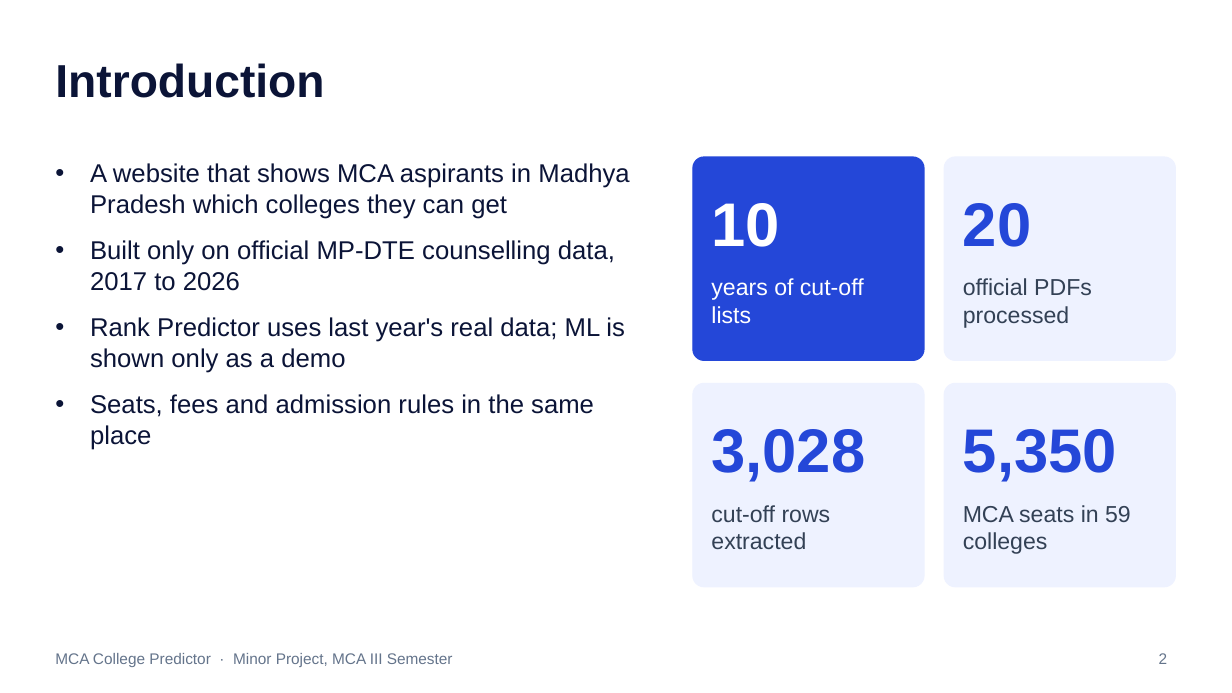
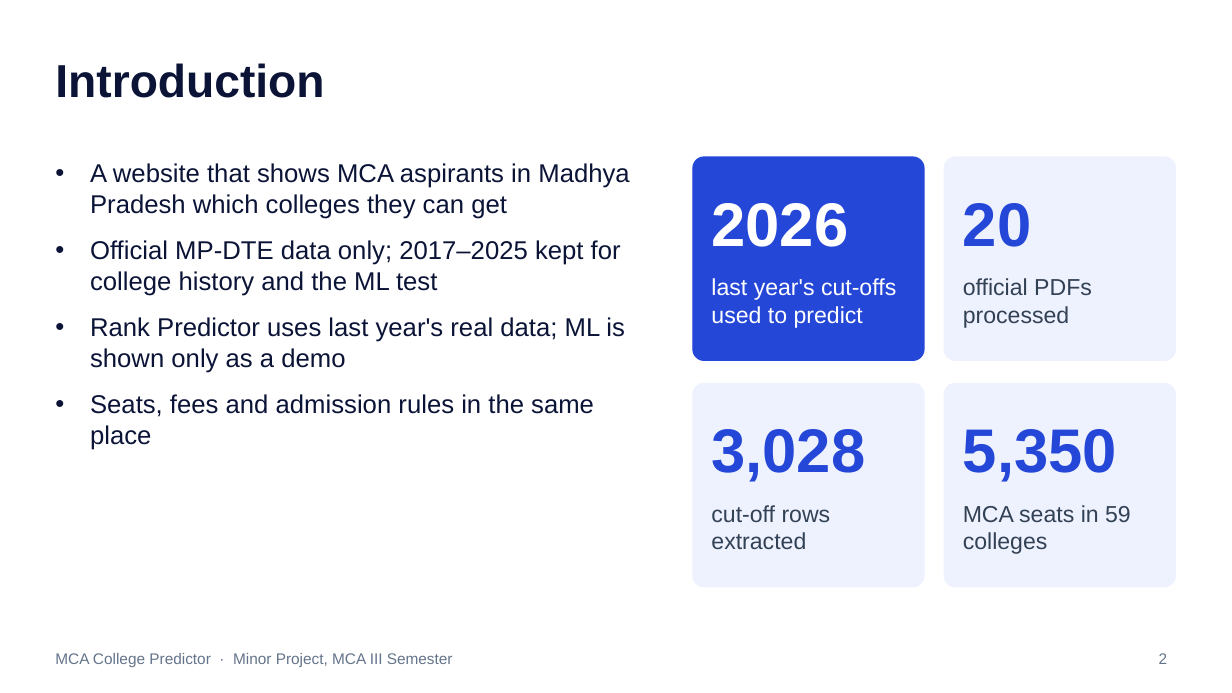
Before and after one commit to i-bhagyashree/mca-college-predictor, a slide deck: slide 2 of presentation/MCA_College_Predictor_Presentation.pptx. Drawn at 1232x693 pixels with LibreOffice and Linux fonts; fonts in the diff are those of the drawing. Boxes give left, top, right and bottom in pixels: in the first picture for what was removed or moved away, otherwise in the second. Text is boxed around its words. In the diff, an @@ line names an element or a change of style, - is before the commit and + after.

Commit message:
Presentation: last year's cut-offs as the prediction basis; privacy problem of existing systems

```diff
--- a/presentation/MCA_College_Predictor_Presentation.pptx
+++ b/presentation/MCA_College_Predictor_Presentation.pptx
@@ text at <box>711,203,848,247</box>: text changed @@
-10
+2026
@@ text at <box>90,240,621,296</box>: text changed @@
-• Built only on official MP-DTE counselling data, 2017 to 2026
+• Official MP-DTE data only; 2017–2025 kept for college history and the ML test
@@ text at <box>711,278,896,328</box>: text changed @@
-years of cut-off lists
+last year's cut-offs used to predict
```
Also in this commit, not shown: 2 other slides changed, 1 other file.
